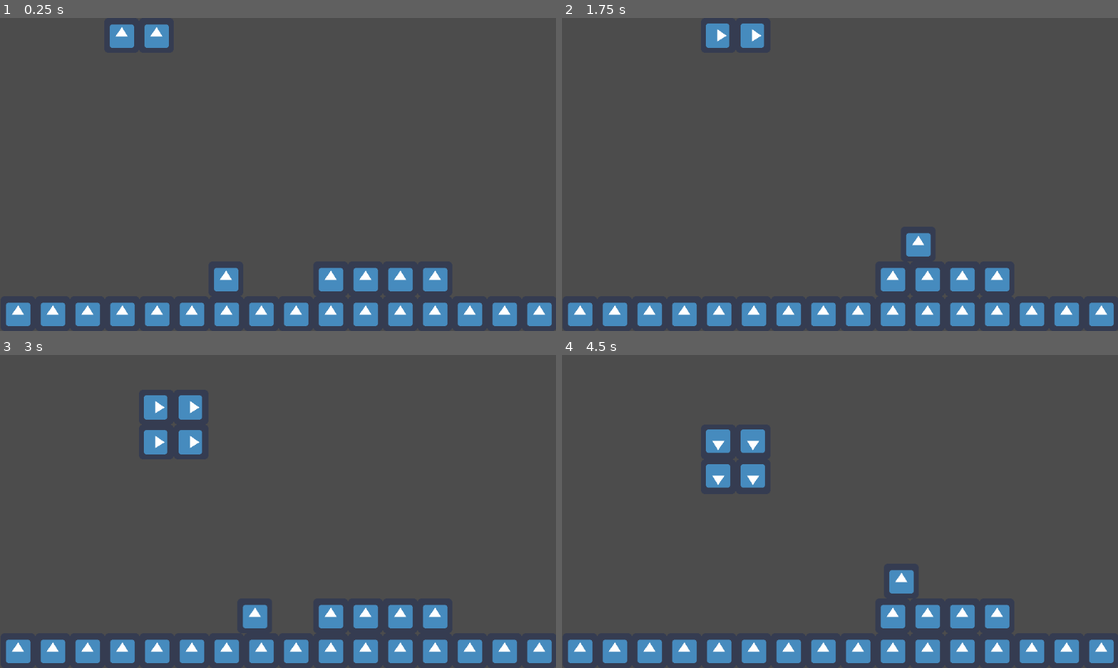
Above: before the commit, frames 1-4 (two rows, left to right).
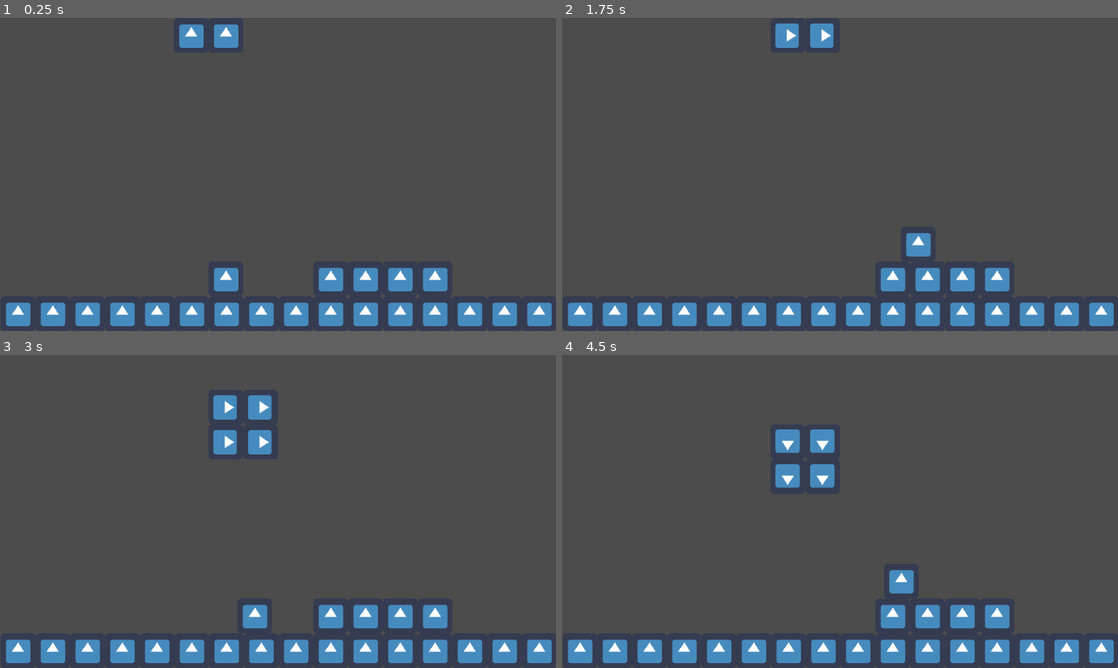
Above: after the commit, the same moments.

Repository: KavehNejad/Hack-2023
Game: Godot game, scene res://src/scenes/Tutorial level.tscn
Same seed, same stepped clock (60 frames per second), same inputs: the game is played once before the commit and once after it. The engine's default icon, where the game draws it, is replaced by a stand-in: a white triangle on a blue panel in a dark square.
Inputs:
- Up to frame 1 (0.25 s): no input
- Up to frame 2 (1.75 s): tap Enter at 0.5 s; hold Right (right) from 0.53 s (still down); tap F (game_mode_switch) at 0.6, 1.35 s; tap Up (jump) at 0.77, 1.52 s
- Up to frame 3 (3 s): release Right (right) at 2.03 s; hold A (left) 2.03-2.78 s; tap F (game_mode_switch) at 2.1, 2.85 s; hold Right (right) from 2.78 s (still down)
- Up to frame 4 (4.5 s): tap Up (jump) at 3.02, 3.77 s; tap Space at 3.5 s; tap F (game_mode_switch) at 3.6, 4.35 s; release Right (right) at 4.28 s; hold A (left) from 4.28 s (still down)

The runs differ from the first frame. In frame 1, 1.3% of the frame differs, in the area x 19-43%, y 2-10%; in frame 2, 1.3%; in frame 3, 2.6%, in the area x 25-49%, y 12-32%; in frame 4, 2.6%.

Commit message:
Spawns blocks next to player

Diff:
--- a/super-tetris-world/src/scripts/world.gd
+++ b/super-tetris-world/src/scripts/world.gd
@@ -8,14 +8,14 @@
 var grid = []
 var shapes
 
-var player
+onready var player = get_node('Player')
+
 var current_shape
 
 func _ready():
 	shapes = set_up_blocks_script.get_block_tyoes()
 	create_grid()
 	spawn_shape()
-	player = $Player
 
 	var all_cells = $TileMap.get_used_cells()
 	for cell in all_cells:
@@ -25,10 +25,11 @@
 	if current_shape:
 		current_shape.get_node("Camera2D").current = false
 	var shape = shape_scene.instance()
+	var player_x = get_block_index(player.position.x, 0)['x']
 	current_shape = shape
 	current_shape.get_node("Camera2D").current = true
 	shape.set_info(shapes[rand_range(0,len(shapes))])
-	shape.position.x = 64 * 5 - 32
+	shape.position.x = 64 * player_x - 32
 	shape.position.y = 64 * 1 - 32
 	add_child(shape)
 	shape.connect("block_bottom",self, "on_block_touch_bottom")
@@ -52,7 +53,7 @@
 func create_grid():
 	for y in range(100):
 		grid.append([])
-		for x in range(100):
+		for x in range(10000):
 			grid[y].append(0)
 
 func get_block_index(x, y):
